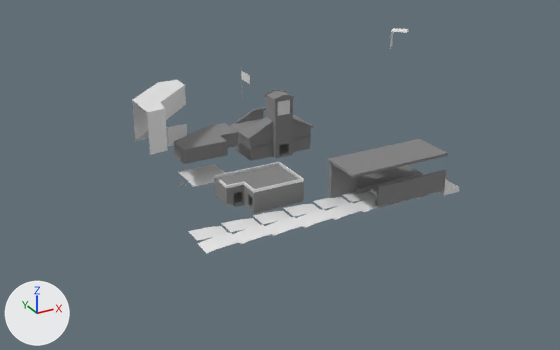
Renders of the glTF model map_collection/pl_wild_west/pl_wild_west.glb from each side of a commit.
Before and after are seen from a 50 mm camera at (-70.3, -141.2, 73.7) aimed at (11.8, 8.0, -1.0). Lighting does not change. The marker at lower left points along +X, +Y and +Z. Where no turn or scale is listed for an object, it has been applied to the vertices. Vertices at the same position are counted once.

Objects in the first picture: '10940', '13632', '15336', '18128', '26021', '55068', '6506', '7099'.
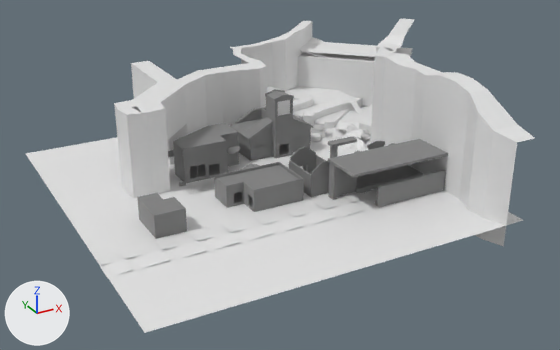
Changed parts and their boxes (x1, y1, x2, y2) in the pictures (560 x 350 px):
'61726', added: after (26, 128, 523, 333)
'64185', added: after (114, 19, 535, 246)
'18128', reshaped (15% wider, 102% taller): before (179, 139, 448, 186); after (137, 143, 446, 239)
'15336', reshaped: before (188, 174, 459, 253); after (93, 188, 441, 278)
'13632', deleted: before (214, 163, 446, 210)
'26021', deleted: before (132, 28, 409, 155)
'23908', added: after (168, 139, 448, 186)
'47830', added: after (297, 56, 356, 97)
'55585', added: after (267, 86, 372, 130)
'61591', added: after (288, 147, 330, 197)
'47828', added: after (355, 60, 374, 107)
'28183', added: after (300, 42, 413, 57)
'8130', added: after (214, 162, 304, 193)
'55068', deleted: before (178, 164, 225, 187)
'6506', deleted: before (214, 162, 304, 193)
'47621', added: after (299, 37, 412, 61)
'43698', added: after (333, 122, 371, 150)
'50127', added: after (328, 137, 357, 158)
'18093', added: after (367, 141, 385, 150)
'23303', added: after (183, 164, 303, 195)
'53655', added: after (351, 102, 363, 114)
part 1 of me_15336, added: after (136, 235, 188, 268)
part 2 of me_15336, added: after (93, 251, 119, 265)
part 3 of me_15336, added: after (101, 243, 152, 278)
part 4 of me_15336, added: after (172, 241, 206, 259)
part 5 of me_18128, built on: before (328, 139, 448, 178); after (214, 143, 446, 210)
part 6 of me_18128, built on: after (174, 151, 239, 181)
part 7 of me_18128, added: after (137, 193, 187, 239)

Patch to the scene script:
```diff
--- a/map_collection/pl_wild_west/pl_wild_west.glb.py
+++ b/map_collection/pl_wild_west/pl_wild_west.glb.py
@@ me_15336 @@
-me_15336.from_pydata(...)  # 1379 vertices, 2188 faces; spans x -19.5..43.3, y -19.5..-10.4, z -1.2..0.3
+me_15336.from_pydata(...)  # 1943 vertices, 3084 faces; spans x -39.0..43.3, y -19.5..-10.4, z -1.2..0.3
+# me_15336 part 1: the loose piece of 161 vertices spanning x -19.5..-4.9, y -19.5..-10.4, z -0.3..0.3 is copied, and the copy is moved by (-14.6, 0.0, 0.0); it spans x -34.1..-19.5, y -19.5..-10.4, z -0.3..0.3
+# me_15336 part 2: the loose piece of 81 vertices spanning x -19.5..-12.2, y -14.9..-10.4, z -0.3..0.3 is copied, and the copy is scaled about its middle by (0.667, 1, 1), then moved by (-20.7, 0.0, 0.0); it spans x -39.0..-34.1, y -14.9..-10.4, z -0.3..0.3
+# me_15336 part 3: a new loose piece of 161 vertices spanning x -39.0..-26.8, y -19.5..-10.4, z -0.3..0.3
+# me_15336 part 4: 80 vertices added at x -26.8..-19.5, y -19.5..-14.9, z -0.3..0.3
@@ me_18128 @@
-me_18128.from_pydata(...)  # 26 vertices, 40 faces; spans x -12.5..39.0, y -19.5..23.6, z 0.0..9.1
+me_18128.from_pydata(...)  # 557 vertices, 1180 faces; spans x -26.2..39.0, y -19.4..23.9, z 0.0..8.5
+# me_18128 part 5: 8 vertices removed from x 14.0..39.0, y -19.5..-9.4, z 8.5..9.1; 419 vertices added at x -7.8..39.0, y -19.4..2.4, z 0.0..8.5
+# me_18128 part 6: 8 vertices removed from x -0.2..2.7, y 16.9..23.6, z 4.6..4.9; 68 vertices added at x -10.8..5.0, y 12.3..23.9, z 0.6..4.9
+# me_18128 part 7: 60 vertices added at x -26.2..-19.5, y -9.8..0.0, z 0.0..5.2
 me_18128.materials.append(mat_material_0)
@@ me_23303 @@
+me_23303.from_pydata([(-12.2, 6.1, 0.0), (-12.2, 11.0, 0.0), (19.5, 6.1, 0.0), (19.5, 11.0, 0.0)], [], [(0, 2, 3), (3, 1, 0)])
@@ me_28183 @@
+me_28183.from_pydata([(63.4, 28.0, 15.8), (48.8, 61.0, 15.8), (72.5, 37.2, 15.8), (39.6, 51.8, 15.8)], [], [(0, 2, 1), (1, 3, 0)])
@@ me_47828 @@
+me_47828.from_pydata([(52.7, 37.5, 14.6), (52.7, 37.5, -2.4), (53.3, 38.1, 14.6), (53.3, 38.1, -2.4), (62.8, 27.4, 14.6), (63.4, 28.0, 14.6), (63.4, 28.0, -2.4), (62.8, 27.4, -2.4)], [], [(4, 5, 2), (6, 3, 2), (1, 7, 4), (7, 6, 5), (3, 1, 0), (6, 7, 1), (2, 0, 4), (2, 5, 6), (4, 0, 1), (5, 4, 7), (0, 2, 3), (1, 3, 6)])
@@ me_47830 @@
+me_47830.from_pydata([(52.7, 37.5, 14.6), (52.7, 37.5, -2.4), (53.3, 38.1, 14.6), (53.3, 38.1, -2.4), (39.6, 51.8, 14.6), (39.0, 51.2, 14.6), (39.6, 51.8, -2.4), (39.0, 51.2, -2.4)], [], [(0, 2, 4), (3, 6, 4), (7, 1, 0), (6, 7, 5), (1, 3, 2), (3, 1, 7), (4, 5, 0), (4, 2, 3), (0, 5, 7), (5, 4, 6), (2, 0, 1), (7, 6, 3)])
@@ ob_6506 @@
-ob_6506 = bpy.data.objects.new('6506', me_6506)
@@ ob_13632 @@
-ob_13632 = bpy.data.objects.new('13632', me_13632)
@@ ob_26021 @@
-ob_26021 = bpy.data.objects.new('26021', me_26021)
@@ ob_55068 @@
-ob_55068 = bpy.data.objects.new('55068', me_55068)
@@ ob_23908 @@
+ob_23908 = bpy.data.objects.new('23908', me_23908)  # 325 vertices, 552 faces; spans x -12.8..39.0, y -19.5..23.9, z -0.3..9.1; in mat_material_0 (its picture is missing)
+ob_23908.location = (0.0, 0.0, 0.0)
@@ ob_61726 @@
+ob_61726 = bpy.data.objects.new('61726', me_61726)  # 5287 vertices, 9978 faces; spans x -39.0..48.8, y -39.0..48.8, z -0.7..0.0
+ob_61726.location = (0.0, 0.0, 0.0)
@@ ob_64185 @@
+ob_64185 = bpy.data.objects.new('64185', me_64185)  # 25425 vertices, 47728 faces; spans x -24.4..72.5, y -39.0..61.0, z -4.9..25.6
+ob_64185.location = (0.0, 0.0, 0.0)
@@ ob_8130 @@
+ob_8130 = bpy.data.objects.new('8130', me_8130)  # 108 vertices, 220 faces; spans x -7.8..8.5, y -8.5..5.5, z 3.0..5.2; in mat_material_0 (its picture is missing)
+ob_8130.location = (0.0, 0.0, 0.0)
@@ ob_23303 @@
+ob_23303 = bpy.data.objects.new('23303', me_23303)
+ob_23303.location = (0.0, 0.0, 0.0)
@@ ob_43698 @@
+ob_43698 = bpy.data.objects.new('43698', me_43698)  # 646 vertices, 1024 faces; spans x 33.1..48.8, y 9.4..23.8, z -3.2..2.4
+ob_43698.location = (0.0, 0.0, 0.0)
@@ ob_47621 @@
+ob_47621 = bpy.data.objects.new('47621', me_47621)  # 104 vertices, 130 faces; spans x 39.6..72.5, y 28.0..61.0, z 12.9..17.5
+ob_47621.location = (0.0, 0.0, 0.0)
@@ ob_55585 @@
+ob_55585 = bpy.data.objects.new('55585', me_55585)  # 3725 vertices, 6784 faces; spans x 19.5..61.0, y 15.8..50.3, z -0.3..7.3
+ob_55585.location = (0.0, 0.0, 0.0)
@@ ob_61591 @@
+ob_61591 = bpy.data.objects.new('61591', me_61591)  # 282 vertices, 608 faces; spans x 10.74..18.06, y -7.92..4.27, z -1.22..7.77; in mat_material_0 (its picture is missing)
+ob_61591.location = (0.0, 0.0, 0.0)
@@ ob_28183 @@
+ob_28183 = bpy.data.objects.new('28183', me_28183)
+ob_28183.location = (0.0, 0.0, 0.0)
@@ ob_47828 @@
+ob_47828 = bpy.data.objects.new('47828', me_47828)
+ob_47828.location = (0.0, 0.0, 0.0)
@@ ob_47830 @@
+ob_47830 = bpy.data.objects.new('47830', me_47830)
+ob_47830.location = (0.0, 0.0, 0.0)
@@ ob_50127 @@
+ob_50127 = bpy.data.objects.new('50127', me_50127)  # 32 vertices, 56 faces; spans x 24.38..31.7, y 4.88..7.32, z 0.0..5.49; in mat_material_0 (its picture is missing)
+ob_50127.location = (0.0, 0.0, 0.0)
@@ ob_53655 @@
+ob_53655 = bpy.data.objects.new('53655', me_53655)  # 12 vertices, 24 faces; spans x 49.23..51.05, y 30.48..34.14, z 1.22..3.66
+ob_53655.location = (0.0, 0.0, 0.0)
@@ ob_18093 @@
+ob_18093 = bpy.data.objects.new('18093', me_18093)  # 14 vertices, 24 faces; spans x 27.43..32.31, y -5.41..-5.11, z 6.45..8.89; in mat_material_0 (its picture is missing)
+ob_18093.location = (0.0, 0.0, 0.0)
```
